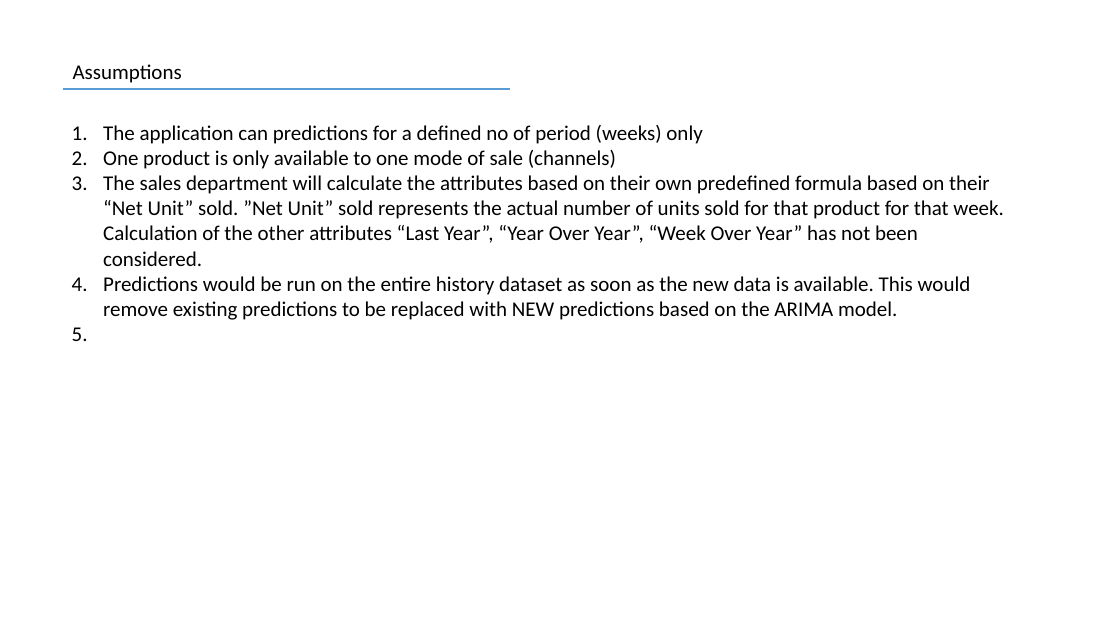
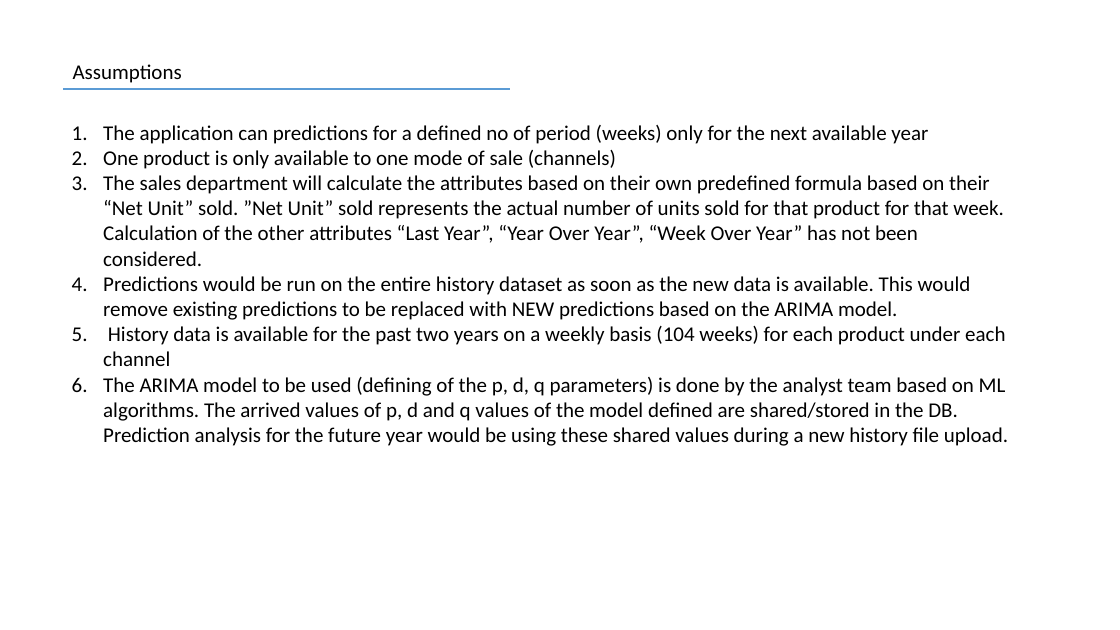
Before and after one commit to ParnabBasak/Group3_Hackathon, a slide deck: slide 3 of Architecture/HackathonArchitecture.pptx. Drawn at 1120x630 pixels with LibreOffice and Linux fonts; fonts in the diff are those of the drawing. Boxes give left, top, right and bottom in pixels: in the first picture for what was removed or moved away, otherwise in the second. Text is boxed around its words. In the diff, an @@ line names an element or a change of style, - is before the commit and + after.

```diff
--- a/Architecture/HackathonArchitecture.pptx
+++ b/Architecture/HackathonArchitecture.pptx
@@ text at [103,125,928,144]: text changed @@
-1. The application can predictions for a defined no of period (weeks) only
+1. The application can predictions for a defined no of period (weeks) only for the next available year
@@ text at [103,326,1008,446]: paragraphs added @@
+5. History data is available for the past two years on a weekly basis (104 weeks) for each product under each channel
+6. The ARIMA model to be used (defining of the p, d, q parameters) is done by the analyst team based on ML algorithms. The arrived values of p, d and q values of the model defined are shared/stored in the DB. Prediction analysis for the future year would be using these shared values during a new history file upload.
```
Also in this commit, not shown: 2 other slides changed, 2 slides added, 19 other files.
